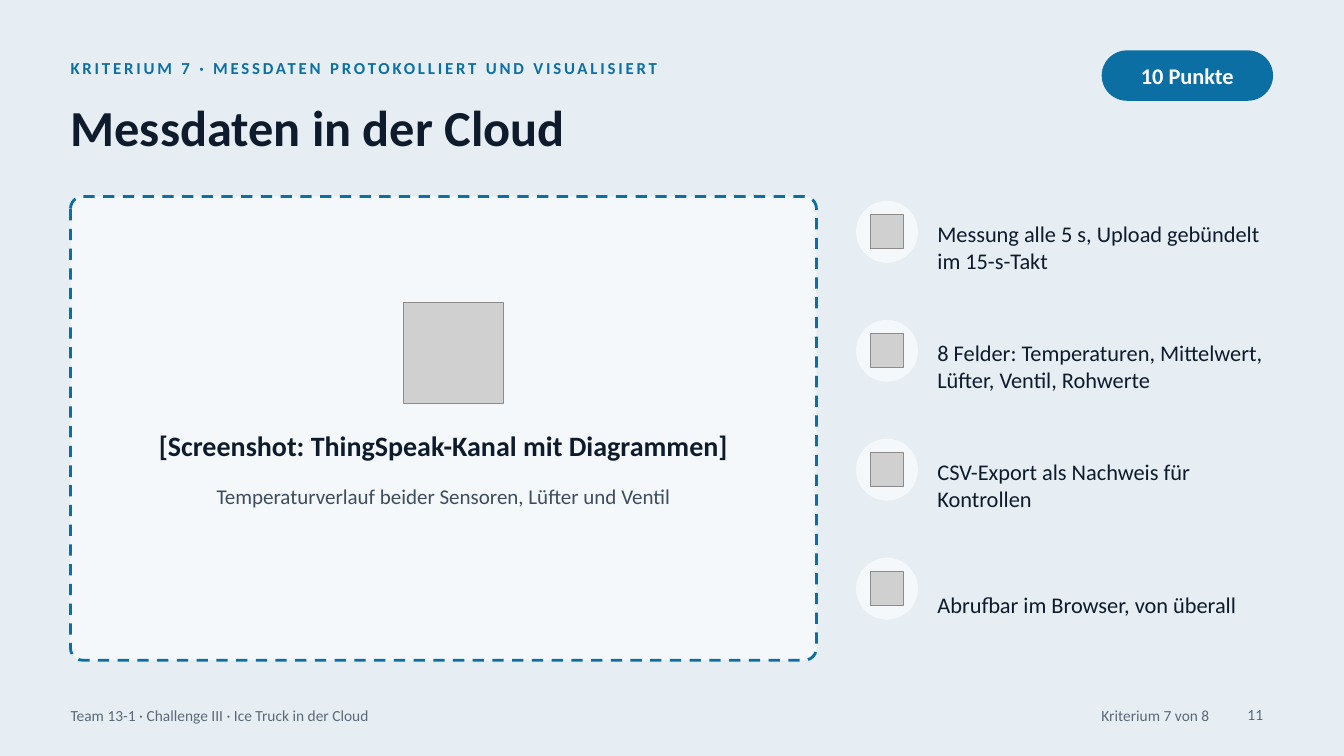
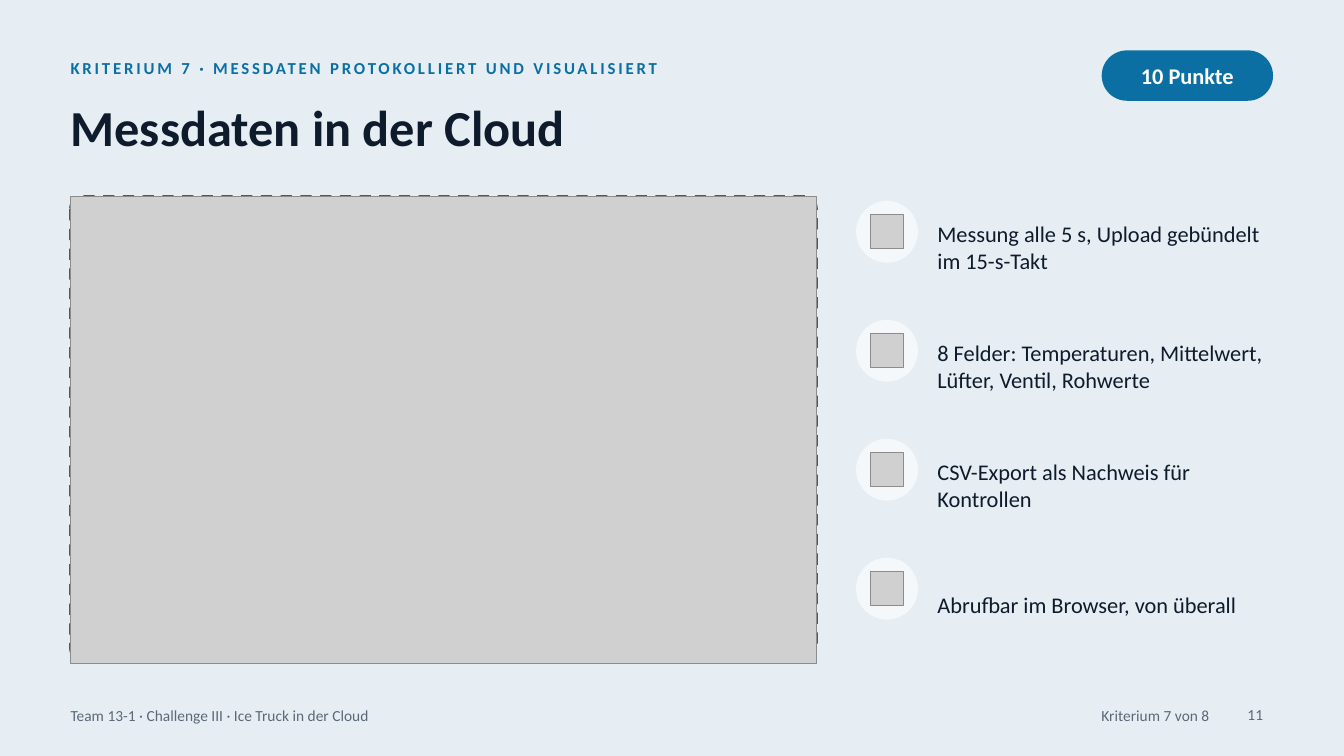
Before and after one commit to 47Felix/RasberryPI-Team-13, a slide deck: slide 11 of Challenge-III-Ice-Truck-Cloud/Praesentation/ice-truck-in-der-cloud.pptx. Drawn at 1344x756 pixels with LibreOffice and Linux fonts; fonts in the diff are those of the drawing; grey boxes stand for pictures. Boxes give left, top, right and bottom in pixels: in the first picture for what was removed or moved away, otherwise in the second. Text is boxed around its words. In the diff, an @@ line names an element or a change of style, - is before the commit and + after.

```diff
--- a/Challenge-III-Ice-Truck-Cloud/Praesentation/ice-truck-in-der-cloud.pptx
+++ b/Challenge-III-Ice-Truck-Cloud/Praesentation/ice-truck-in-der-cloud.pptx
@@ picture added at (71,197,817,663) @@
@@ picture removed at (403,302,504,403) @@
@@ text removed at (159,435,728,461) @@
-[Screenshot: ThingSpeak-Kanal mit Diagrammen]
@@ text removed at (217,489,670,508) @@
-Temperaturverlauf beider Sensoren, Lüfter und Ventil
```
Also in this commit, not shown: 5 other slides changed, 1 other file.
